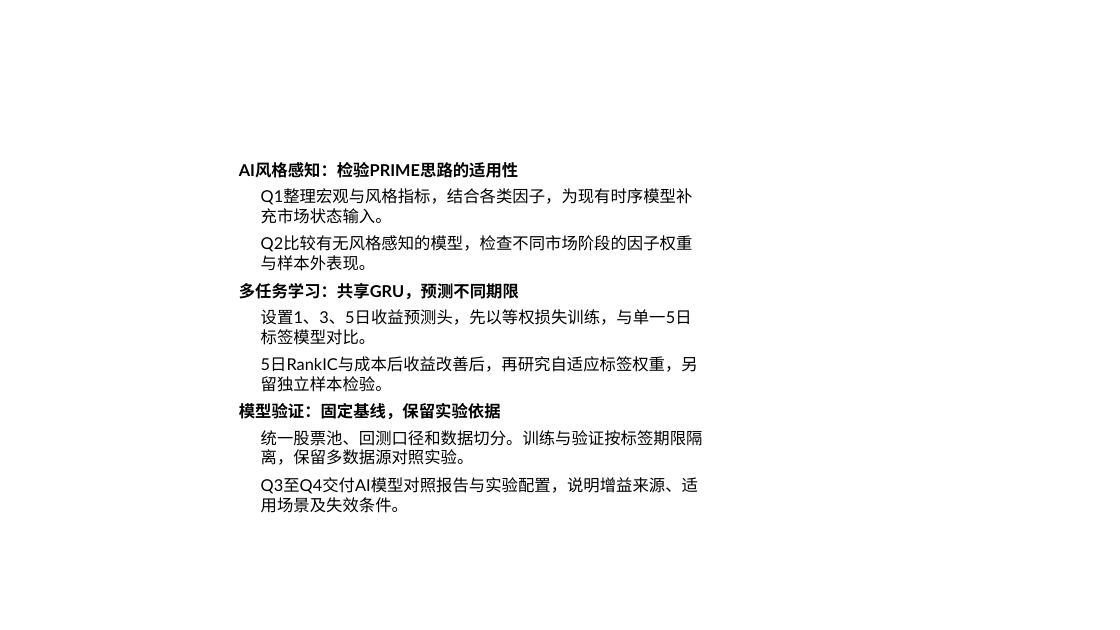
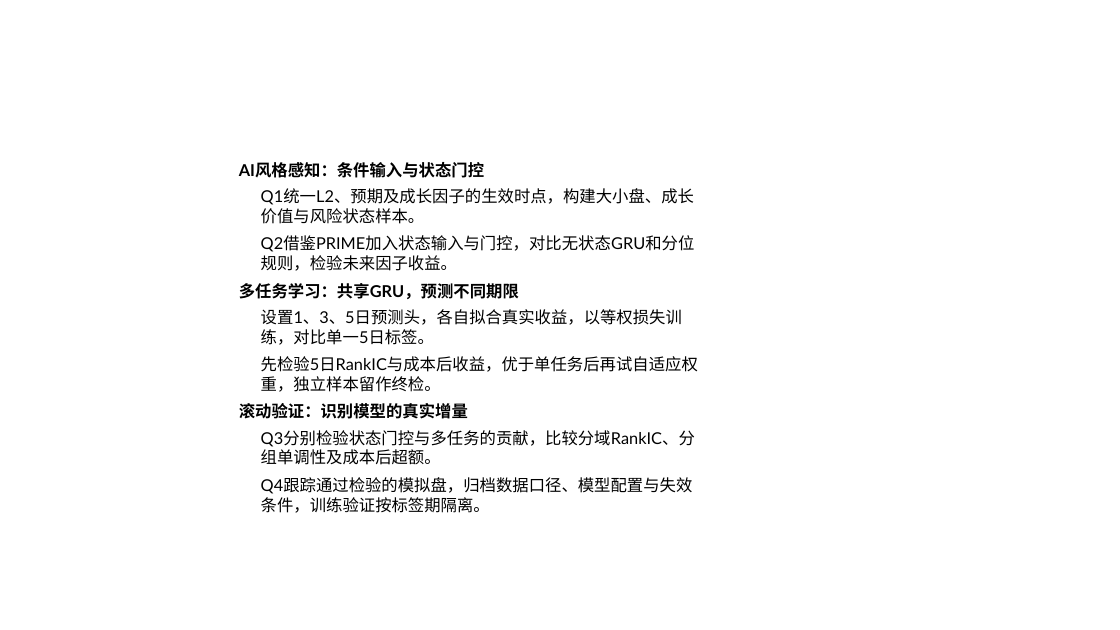
Before and after one commit to Xujy424/research2workflow, a slide deck: slide 1 of .ppt_build/body_ai.pptx. Drawn at 1120x630 pixels with LibreOffice and Linux fonts; fonts in the diff are those of the drawing. Boxes give left, top, right and bottom in pixels: in the first picture for what was removed or moved away, otherwise in the second. Text is boxed around its words. In the diff, an @@ line names an element or a change of style, - is before the commit and + after.

```diff
--- a/.ppt_build/body_ai.pptx
+++ b/.ppt_build/body_ai.pptx
@@ text at (239, 162, 484, 178): text changed @@
-AI风格感知：检验PRIME思路的适用性
+AI风格感知：条件输入与状态门控
@@ text at (261, 189, 694, 224): text changed @@
-Q1整理宏观与风格指标，结合各类因子，为现有时序模型补充市场状态输入。
+Q1统一L2、预期及成长因子的生效时点，构建大小盘、成长价值与风险状态样本。
@@ text at (261, 236, 695, 271): text changed @@
-Q2比较有无风格感知的模型，检查不同市场阶段的因子权重与样本外表现。
+Q2借鉴PRIME加入状态输入与门控，对比无状态GRU和分位规则，检验未来因子收益。
@@ text at (261, 309, 682, 345): text changed @@
-设置1、3、5日收益预测头，先以等权损失训练，与单一5日标签模型对比。
+设置1、3、5日预测头，各自拟合真实收益，以等权损失训练，对比单一5日标签。
@@ text at (261, 356, 698, 392): text changed @@
-5日RankIC与成本后收益改善后，再研究自适应标签权重，另留独立样本检验。
+先检验5日RankIC与成本后收益，优于单任务后再试自适应权重，独立样本留作终检。
@@ text at (239, 403, 468, 419): text changed @@
-模型验证：固定基线，保留实验依据
+滚动验证：识别模型的真实增量
@@ text at (261, 430, 695, 465): text changed @@
-统一股票池、回测口径和数据切分。训练与验证按标签期限隔离，保留多数据源对照实验。
+Q3分别检验状态门控与多任务的贡献，比较分域RankIC、分组单调性及成本后超额。
@@ text at (261, 477, 693, 513): text changed @@
-Q3至Q4交付AI模型对照报告与实验配置，说明增益来源、适用场景及失效条件。
+Q4跟踪通过检验的模拟盘，归档数据口径、模型配置与失效条件，训练验证按标签期隔离。
```
Also in this commit, not shown: 1 other slide changed, 25 other files.
